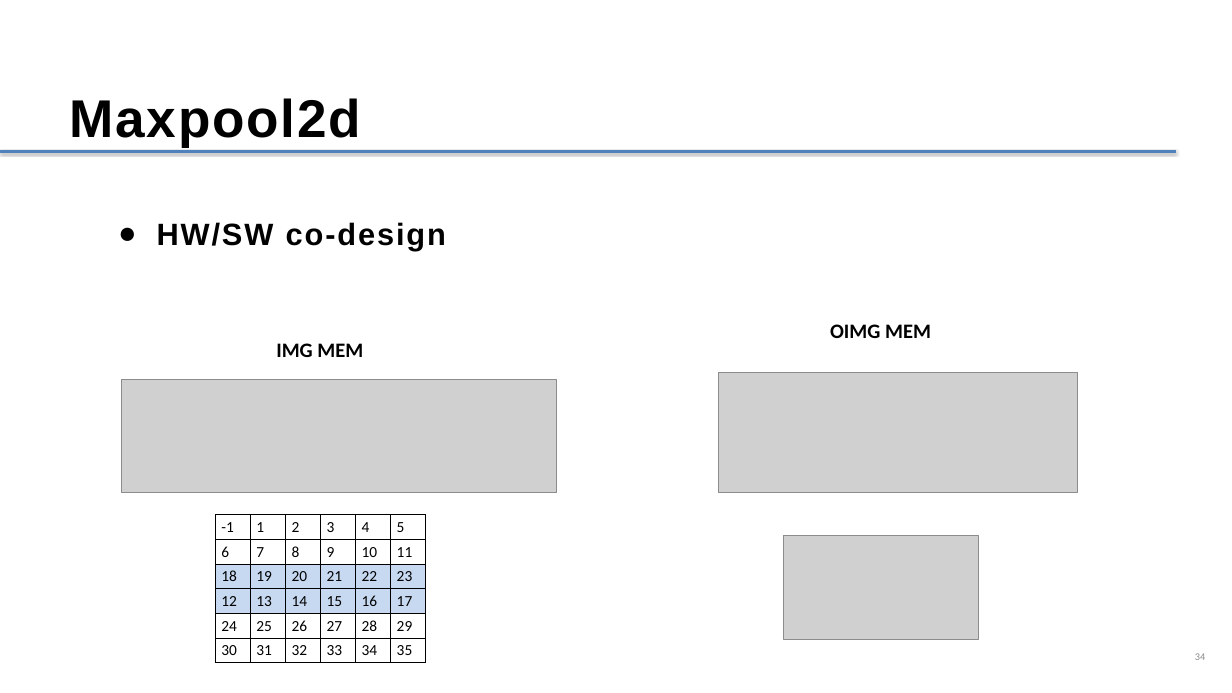
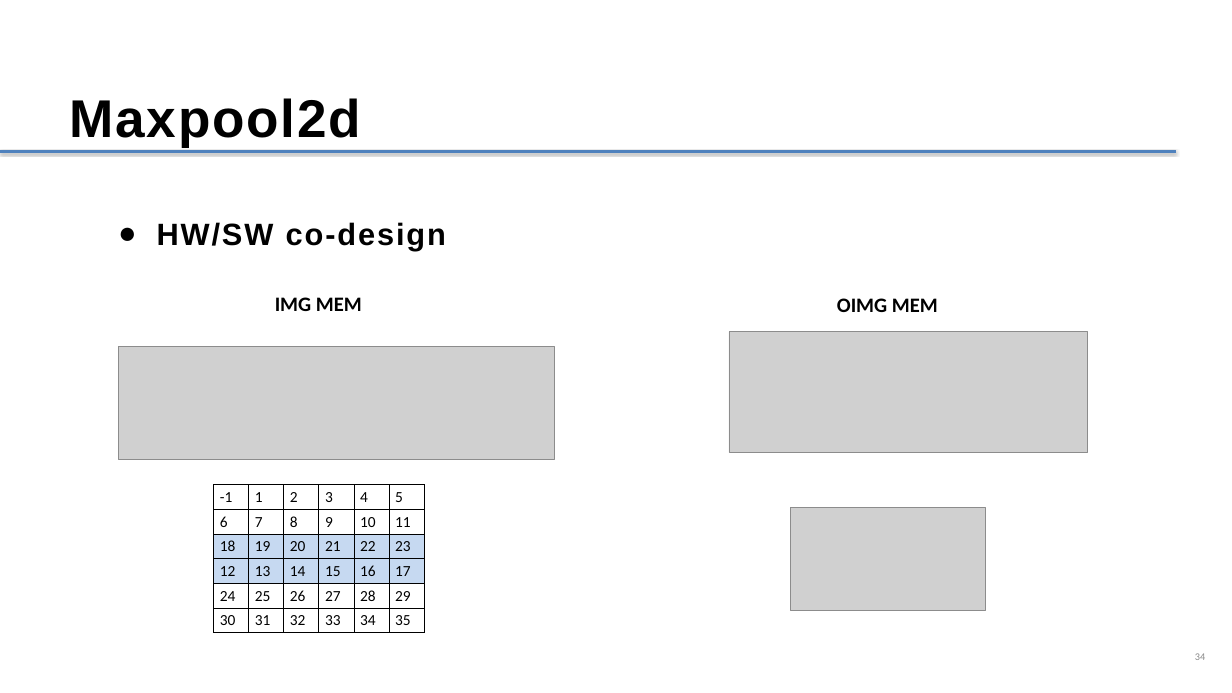
Before and after one commit to Kkumteulyi/2024-CapStone, a slide deck: slide 34 of 캡스톤_(정윤혁,차동근)_1208.pptx. Drawn at 1232x693 pixels with LibreOffice and Linux fonts; fonts in the diff are those of the drawing; grey boxes stand for pictures. Boxes give left, top, right and bottom in pixels: in the first picture for what was removed or moved away, otherwise in the second. Text is boxed around its words. In the diff, an @@ line names an element or a change of style, - is before the commit and + after.

```diff
--- a/캡스톤_(정윤혁,차동근)_1208.pptx
+++ b/캡스톤_(정윤혁,차동근)_1208.pptx
@@ text "IMG MEM": place and size @@
-text "IMG MEM" at [276,343,363,357]
+text "IMG MEM" at [275,297,362,311]
@@ text "OIMG MEM": place and size @@
-text "OIMG MEM" at [830,324,931,338]
+text "OIMG MEM" at [837,298,938,312]
@@ picture: place and size @@
-picture at [121,379,557,493]
+picture at [119,346,554,460]
@@ picture: place and size @@
-picture at [718,372,1077,493]
+picture at [729,332,1088,453]
@@ table: place and size @@
-table at [215,515,426,663]
+table at [214,485,424,633]
@@ picture: place and size @@
-picture at [784,536,978,639]
+picture at [790,507,985,610]
```
Also in this commit, not shown: 1 other slide changed.
